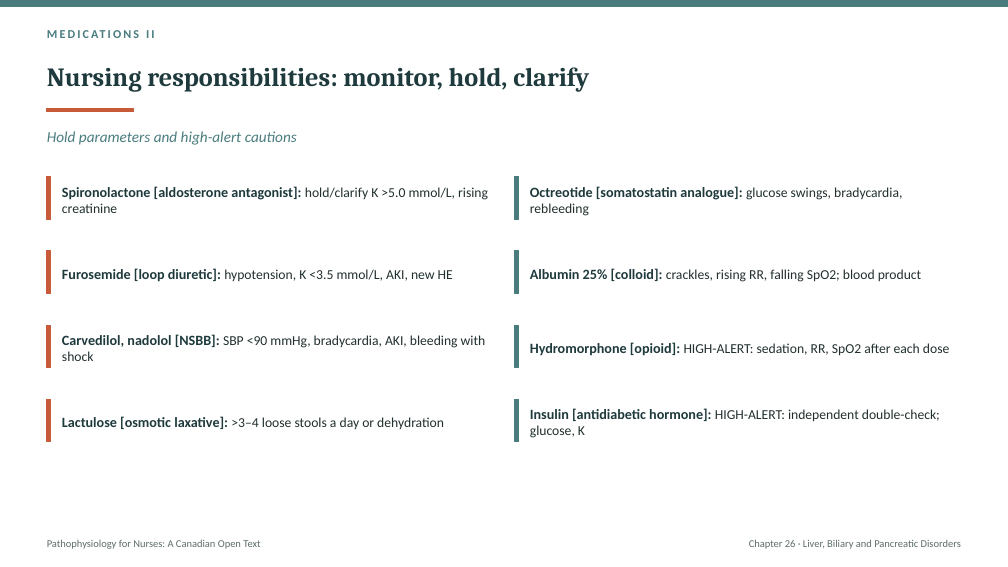
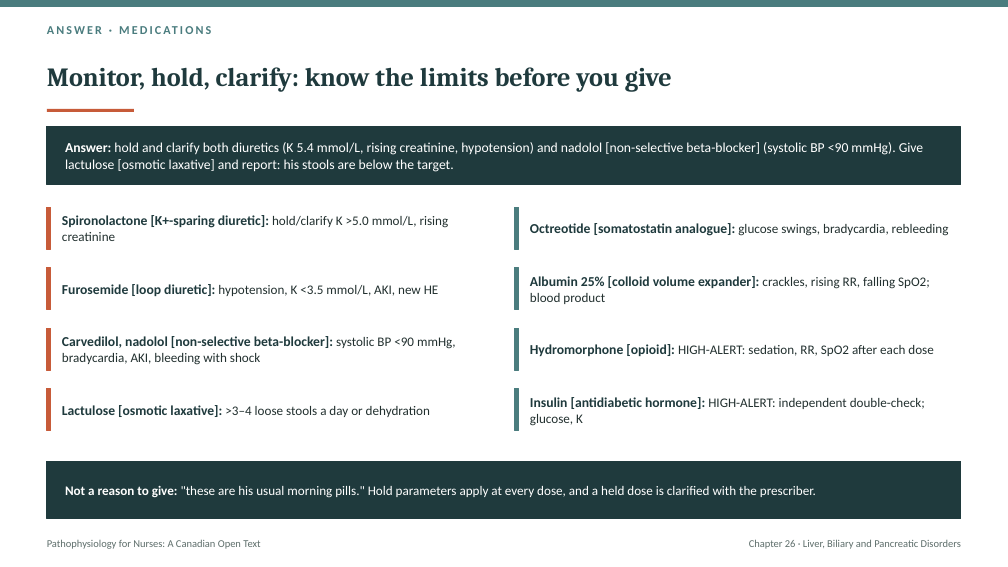
Before and after one commit to andrewleenl/opensourcenursing, a slide deck: slide 31 of Ch26_Liver_Biliary_and_Pancreatic_Disorders_Lecture_Presentation.pptx (slide 32 before the commit). Drawn at 1008x567 pixels with LibreOffice and Linux fonts; fonts in the diff are those of the drawing. Boxes give left, top, right and bottom in pixels: in the first picture for what was removed or moved away, otherwise in the second. Text is boxed around its words. In the diff, an @@ line names an element or a change of style, - is before the commit and + after.

```diff
--- a/Ch26_Liver_Biliary_and_Pancreatic_Disorders_Lecture_Presentation.pptx
+++ b/Ch26_Liver_Biliary_and_Pancreatic_Disorders_Lecture_Presentation.pptx
@@ text at <box>47,23,961,45</box>: text changed @@
-MEDICATIONS II
+ANSWER · MEDICATIONS
@@ text "ANSWER · MEDICATIONS" at <box>47,23,961,45</box>: vertical alignment middle to top @@
@@ title at <box>47,67,672,92</box>: text changed @@
-Nursing responsibilities: monitor, hold, clarify
+Monitor, hold, clarify: know the limits before you give
@@ text removed at <box>47,131,297,145</box> @@
-Hold parameters and high-alert cautions
@@ rectangle added at <box>47,127,961,185</box>, fill #1F3A3D, outline #1F3A3D 1 pt @@
@@ text added at <box>65,142,924,172</box>, 13 pt, text #FFFFFF @@
+Answer: hold and clarify both diuretics (K 5.4 mmol/L, rising creatinine, hypotension) and nadolol [non-selective beta-blocker] (systolic BP <90 mmHg). Give lactulose [osmotic laxative] and report: his stools are below the target.
@@ 2 rectangles, 1 text: place and size @@
-2 rectangles, 1 text at <box>47,177,902,219</box>
+2 rectangles, 1 text at <box>47,207,949,250</box>
@@ text "Octreotide [somatostatin analogue]: glucose swings, ..." at <box>530,223,949,236</box>: size 13.5 to 13 pt in "Octreotide [somatostatin analogue]:"; size 13 to 12.5 pt in "glucose swings, bradycardia, rebleeding" @@
@@ text at <box>62,215,449,241</box>: text changed; size 13 to 12.5 pt @@
-Spironolactone [aldosterone antagonist]: hold/clarify K >5.0 mmol/L, rising creatinine
+Spironolactone [K+-sparing diuretic]: hold/clarify K >5.0 mmol/L, rising creatinine
@@ text "Furosemide [loop diuretic]: hypotension, K ..." at <box>62,284,439,296</box>: size 13.5 to 13 pt in "Furosemide [loop diuretic]:"; size 13 to 12.5 pt in "hypotension, K <3.5 mmol/L, AKI, new HE" @@
@@ 2 rectangles, 1 text: place and size @@
-2 rectangles, 1 text at <box>47,251,519,293</box>
+2 rectangles, 1 text at <box>47,268,519,310</box>
@@ text at <box>530,276,930,304</box>: text changed; size 13 to 12.5 pt @@
-Albumin 25% [colloid]: crackles, rising RR, falling SpO2; blood product
+Albumin 25% [colloid volume expander]: crackles, rising RR, falling SpO2; blood product
@@ text "Hydromorphone [opioid]: HIGH-ALERT: sedation, RR, ..." at <box>530,344,933,356</box>: size 13.5 to 13 pt in "Hydromorphone [opioid]:"; size 13 to 12.5 pt in "HIGH-ALERT: sedation, RR, SpO2 after each dose" @@
@@ text at <box>62,336,456,365</box>: text changed; size 13 to 12.5 pt @@
-Carvedilol, nadolol [NSBB]: SBP <90 mmHg, bradycardia, AKI, bleeding with shock
+Carvedilol, nadolol [non-selective beta-blocker]: systolic BP <90 mmHg, bradycardia, AKI, bleeding with shock
@@ text "Lactulose [osmotic laxative]: >3–4 loose ..." at <box>62,405,430,417</box>: size 13.5 to 13 pt in "Lactulose [osmotic laxative]:"; size 13 to 12.5 pt in ">3–4 loose stools a day or dehydration" @@
@@ 2 texts, 2 rectangles: place and size @@
-2 texts, 2 rectangles at <box>47,399,940,442</box>
+2 texts, 2 rectangles at <box>47,389,925,431</box>
@@ text "Insulin [antidiabetic hormone]: HIGH-ALERT: independent ..." at <box>530,397,925,426</box>: size 13.5 to 13 pt in "Insulin [antidiabetic hormone]:"; size 13 to 12.5 pt in "HIGH-ALERT: independent double-check; glucose, K" @@
@@ rectangle added at <box>47,461,961,519</box>, fill #1F3A3D, outline #1F3A3D 1 pt @@
@@ text added at <box>65,486,816,498</box>, 12.5 pt, text #FFFFFF @@
+Not a reason to give: "these are his usual morning pills." Hold parameters apply at every dose, and a held dose is clarified with the prescriber.
```
Also in this commit, not shown: 34 other slides changed, 20 slides added, 15 slides removed, 2 other files.
